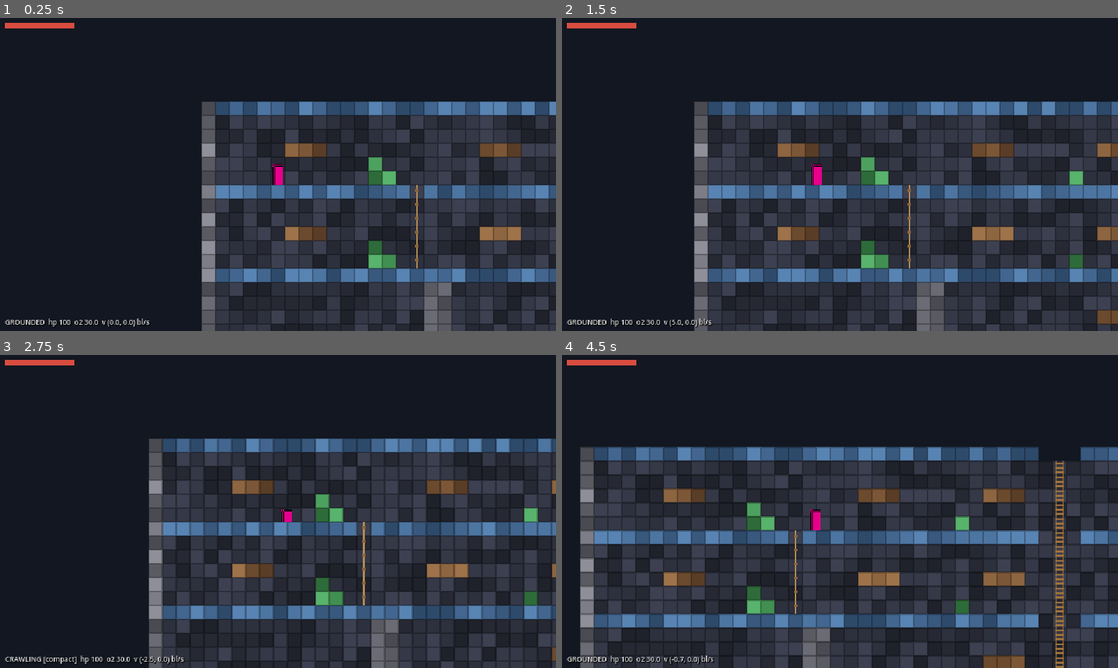
Above: before the commit, frames 1-4 (two rows, left to right).
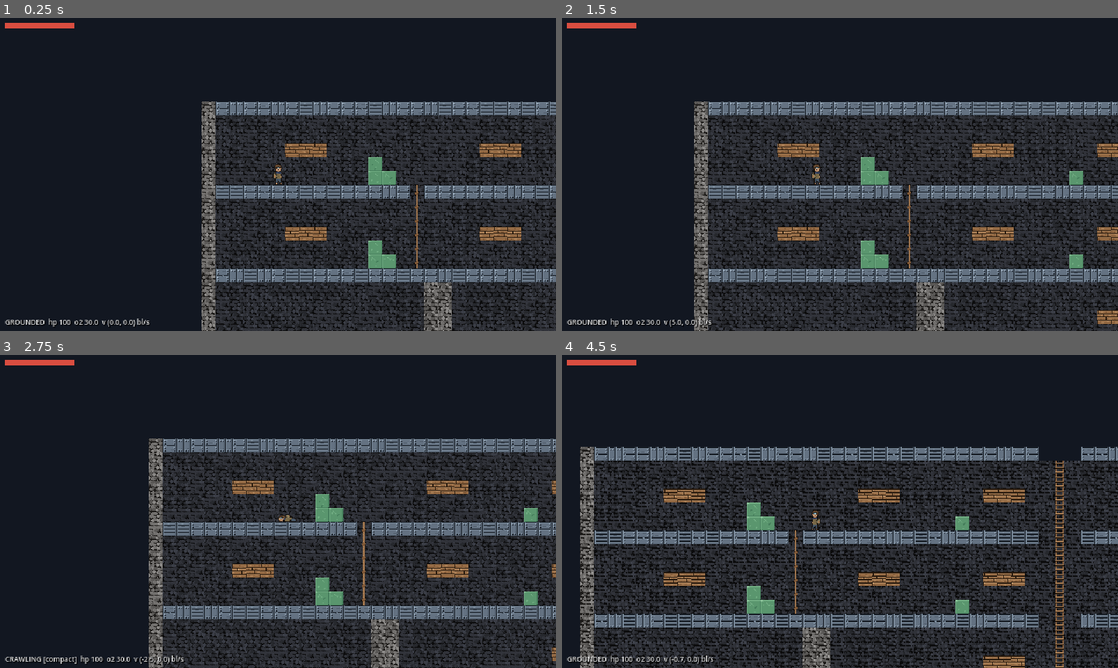
Above: after the commit, the same moments.

Repository: wilbur6689/SunkenCity
Game: Godot game, scene res://scenes/test/test_tower.tscn
The game is run twice, just before and just after one commit, with the same random seed, the same clock (stepped at 60 frames per second) and the same inputs.
Inputs:
- Up to frame 1 (0.25 s): no input
- Up to frame 2 (1.5 s): tap Enter at 0.5 s; hold C (crouch) 0.53-1.28 s; hold D (move_right) from 0.53 s (still down); tap Space (jump) at 0.77 s; tap Shift (sprint) at 1.35 s
- Up to frame 3 (2.75 s): tap Space (jump) at 1.52 s; release D (move_right) at 2.03 s; hold A (move_left) from 2.03 s (still down); hold C (crouch) from 2.03 s (still down)
- Up to frame 4 (4.5 s): release A (move_left) at 2.78 s; release C (crouch) at 2.78 s; hold D (move_right) 2.78-4.28 s; tap Shift (sprint) at 2.85, 4.35 s; tap Space (jump) at 3.02, 3.77 s; hold C (crouch) 3.53-4.28 s; hold A (move_left) from 4.28 s (still down)

The runs differ from the first frame. In frame 1, 23% of the frame differs, in the area x 36-100%, y 26-100%; in frame 2, 27%; in frame 3, 26%; in frame 4, 35%, in the area x 3-100%, y 29-100%.

Commit message:
Regenerate placeholder art in the Terraria-style spec; add 24px character sheet
- tools/gen_placeholder_art.py: deterministic generator implementing the
  TileArt.md recipes (cobble stone, planks, riveted metal plates, moulded
  plastic, water, ladder, rope) with 5 pattern variants per material
- 24px side-view character (standing + prone frames) authored from the
  docs/Examples/Character reference palette and silhouette; Player uses
  frame 1 for the compact form and flips to face movement

Co-Authored-By: Claude Fable 5 <noreply@anthropic.com>
Claude-Session: https://claude.ai/code/session_01GxDZSizaHKPW71DMqToXjC

Diff:
--- a/scenes/player.tscn
+++ b/scenes/player.tscn
@@ -1,12 +1,10 @@
 [gd_scene load_steps=4 format=3]
 
 [ext_resource type="Script" path="res://scripts/player/player.gd" id="1_player"]
+[ext_resource type="Texture2D" path="res://assets/sprites/player_placeholder.png" id="2_sprite"]
 
 [sub_resource type="RectangleShape2D" id="RectangleShape2D_hitbox"]
 size = Vector2(12, 22)
-
-[sub_resource type="PlaceholderTexture2D" id="PlaceholderTexture2D_body"]
-size = Vector2(12, 24)
 
 [node name="Player" type="CharacterBody2D" groups=["player"]]
 script = ExtResource("1_player")
@@ -16,8 +14,8 @@
 shape = SubResource("RectangleShape2D_hitbox")
 
 [node name="Sprite2D" type="Sprite2D" parent="."]
-modulate = Color(0.9, 0.75, 0.55, 1)
-texture = SubResource("PlaceholderTexture2D_body")
+texture = ExtResource("2_sprite")
+hframes = 2
 
 [node name="Camera2D" type="Camera2D" parent="."]
 position_smoothing_enabled = true
--- a/scripts/player/player.gd
+++ b/scripts/player/player.gd
@@ -69,6 +69,8 @@
 		State.UNDERWATER:
 			_state_underwater(delta)
 	move_and_slide()
+	if input_dir.x != 0.0:
+		sprite.flip_h = input_dir.x < 0.0 # sheet faces right
 	_update_oxygen(delta)
 	_update_camera(delta)
 
@@ -118,8 +120,9 @@
 	var size := Constants.COMPACT_HITBOX if value else Constants.STAND_HITBOX
 	collision_shape.shape = _compact_shape if value else _stand_shape
 	collision_shape.position.y = FEET_Y - size.y * 0.5
-	sprite.scale.y = size.y / Constants.STAND_HITBOX.y
-	sprite.position.y = collision_shape.position.y - 1.0
+	# Sheet frames are 24x24 with feet on the bottom row: frame 0 standing,
+	# frame 1 prone (bottom 12px = the compact hitbox). No repositioning needed.
+	sprite.frame = 1 if value else 0
 
 func _can_stand() -> bool:
 	var size := Constants.STAND_HITBOX
Binary file added: assets/sprites/player_placeholder.png
Not shown, added: assets/sprites/player_placeholder.png.import
Binary file changed: assets/tiles/placeholder_blocks.png
Not shown, changed: docs/MVP-checklist.md
Not shown, changed: docs/technical/TileArt.md
Not shown, added: tools/gen_placeholder_art.py
